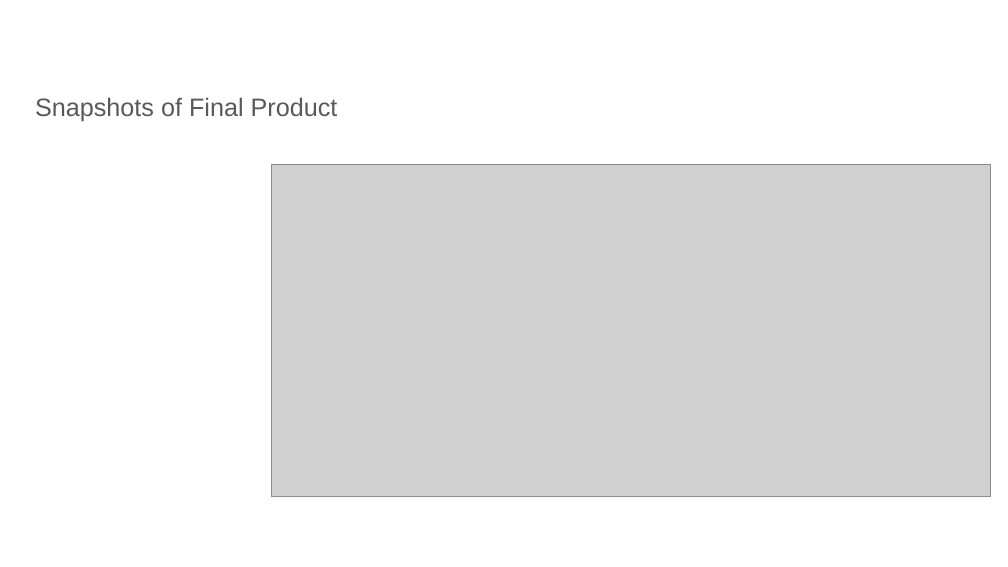
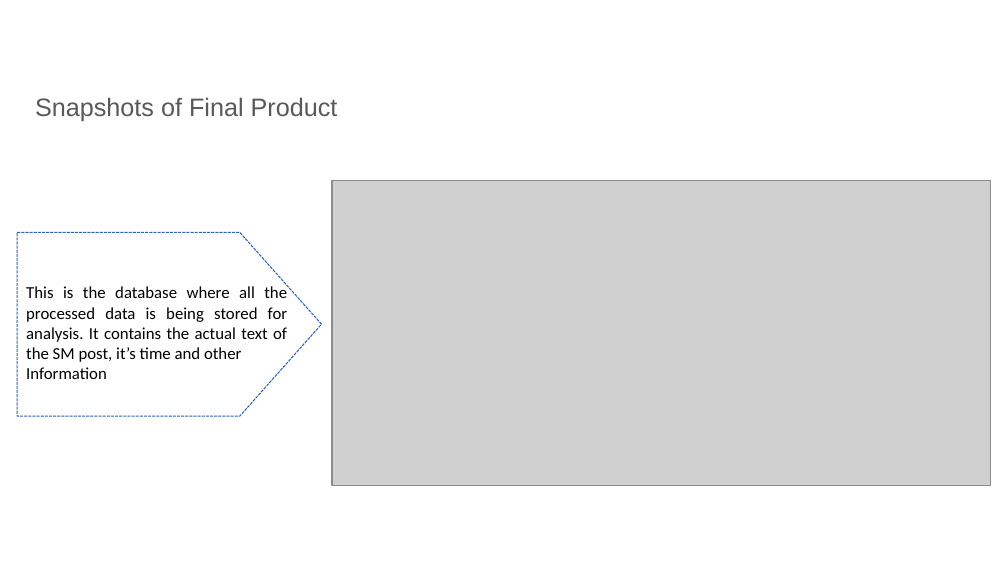
Before and after one commit to Ankan54/ksp-hackathon-radiant-ranger, a slide deck: slide 9 of radiant_ranger_ksp_datathon_prototype_round.pptx. Drawn at 1008x567 pixels with LibreOffice and Linux fonts; fonts in the diff are those of the drawing; grey boxes stand for pictures; background and template pictures are left out. Boxes give left, top, right and bottom in pixels: in the first picture for what was removed or moved away, otherwise in the second. Text is boxed around its words. In the diff, an @@ line names an element or a change of style, - is before the commit and + after.

```diff
--- a/radiant_ranger_ksp_datathon_prototype_round.pptx
+++ b/radiant_ranger_ksp_datathon_prototype_round.pptx
@@ picture: place and size @@
-picture at bbox=[271, 164, 991, 497]
+picture at bbox=[332, 180, 991, 485]
@@ pentagon arrow added at bbox=[17, 233, 322, 416], outline #3162B5 0.75 pt dashed @@
@@ text added at bbox=[26, 285, 287, 379], 12 pt, text #000000 @@
+This is the database where all the processed data is being stored for analysis. It contains the actual text of the SM post, it’s time and other
+Information
```
Also in this commit, not shown: 3 other slides changed, 1 slide added, 1 other file.
